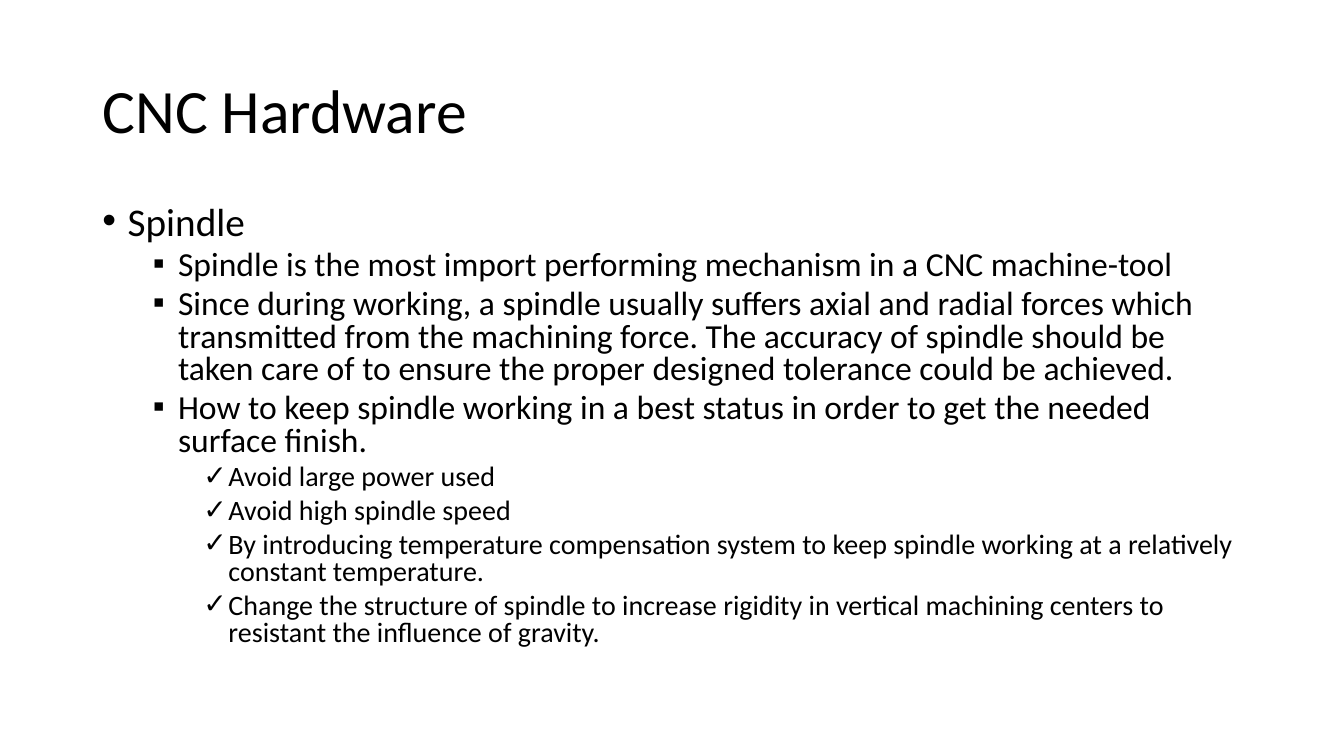
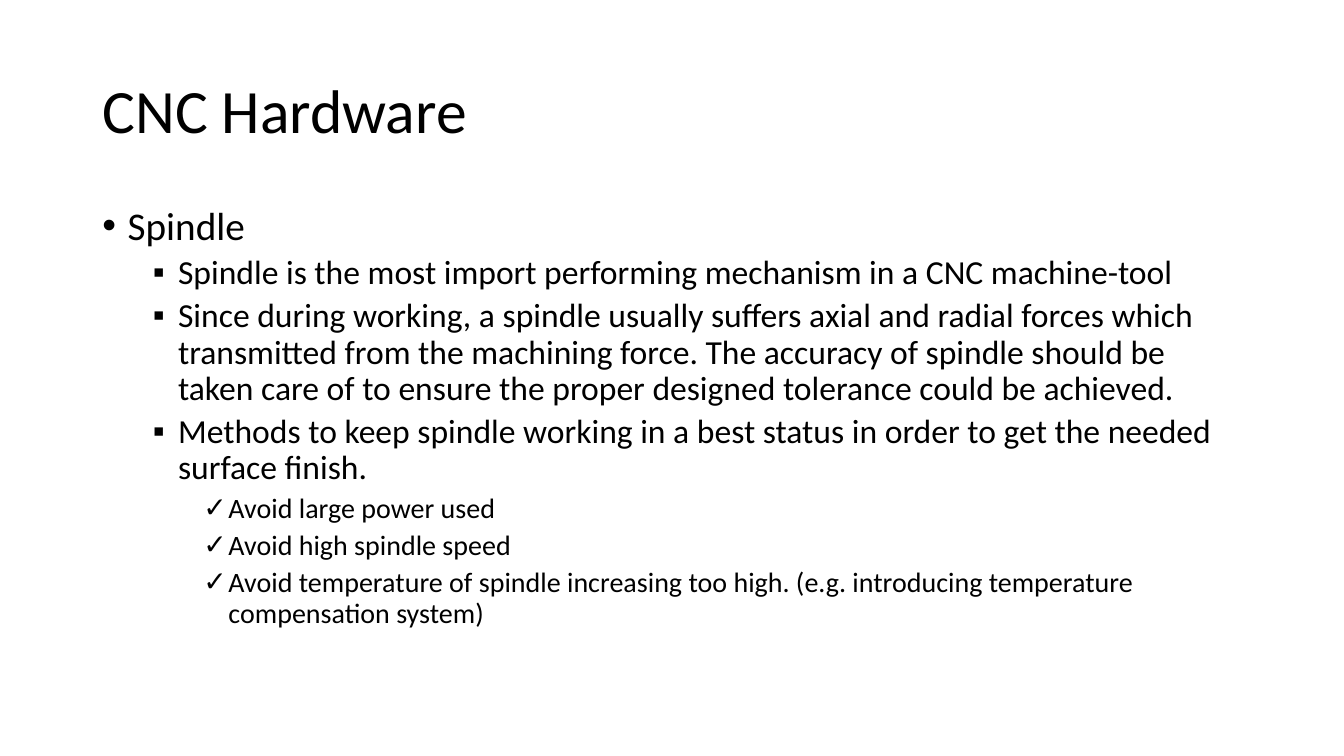
Before and after one commit to Jinny-Ching/cad_cam_course, a slide deck: slide 88 of CAD_CAM.pptx (slide 87 before the commit). Drawn at 1344x756 pixels with LibreOffice and Linux fonts; fonts in the diff are those of the drawing. Boxes give left, top, right and bottom in pixels: in the first picture for what was removed or moved away, otherwise in the second. Text is boxed around its words. In the diff, an @@ line names an element or a change of style, - is before the commit and + after.

Commit message:
cnc hardware

```diff
--- a/CAD_CAM.pptx
+++ b/CAD_CAM.pptx
@@ text at <box>128,212,1193,560</box>: line spacing 0.8 to 0.9 @@
@@ text at <box>178,419,1211,480</box>: text changed @@
-  ▪ How to keep spindle working in a best status in order to get the needed surface finish.
+  ▪ Methods to keep spindle working in a best status in order to get the needed surface finish.
@@ text at <box>228,571,1133,628</box>: text changed @@
-    ✓ By introducing temperature compensation system to keep spindle working at a relatively constant temperature.
-    ✓ Change the structure of spindle to increase rigidity in vertical machining centers to resistant the influence of gravity.
+    ✓ Avoid temperature of spindle increasing too high. (e.g. introducing temperature compensation system)
```
Also in this commit, not shown: 5 other slides changed, 7 slides added.
